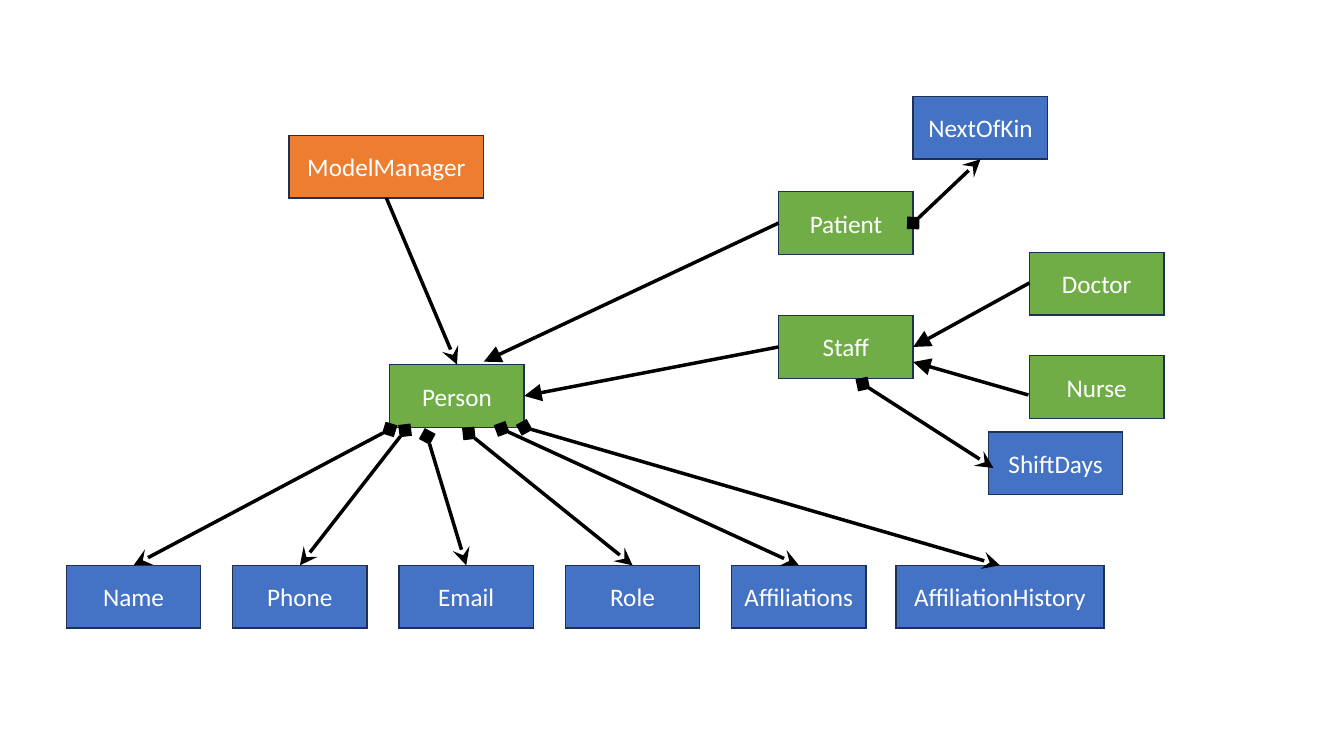
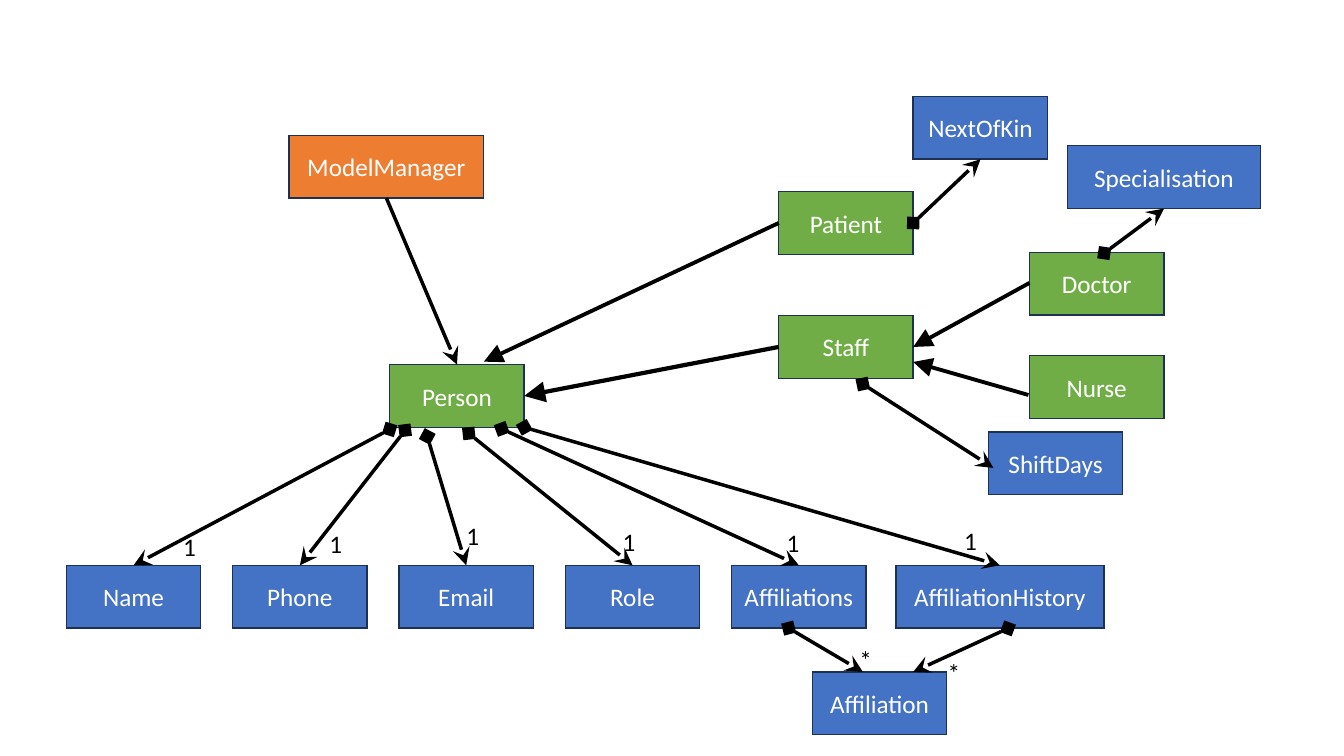
Before and after one commit to shuenj/tp, a slide deck: slide 2 of docs/diagrams/modelDiagramsRaw.pptx. Drawn at 1344x756 pixels with LibreOffice and Linux fonts; fonts in the diff are those of the drawing. Boxes give left, top, right and bottom in pixels: in the first picture for what was removed or moved away, otherwise in the second. Text is boxed around its words. In the diff, an @@ line names an element or a change of style, - is before the commit and + after.

```diff
--- a/docs/diagrams/modelDiagramsRaw.pptx
+++ b/docs/diagrams/modelDiagramsRaw.pptx
@@ rectangle added at [1068,146,1260,209], fill #4472C4, outline #1E3256 1 pt, 18 pt, text #FFFFFF @@
+Specialisation
@@ double arrow added from (1104, 253) to (1165, 209), #000000 2.5 pt @@
@@ arrow (779, 223) - (484, 362): stroke #000000 2.5 pt to #000000 2.75 pt @@
@@ arrow (1029, 283) - (913, 347): stroke #000000 2.5 pt to #000000 2.75 pt @@
@@ arrow (779, 347) - (524, 396): stroke #000000 2.5 pt to #000000 3 pt @@
@@ arrow (1028, 395) - (913, 362): stroke #000000 2.5 pt to #000000 2.75 pt @@
@@ text added at [183,536,196,556], 18 pt, text #000000 @@
+1
@@ text added at [329,536,342,553], 18 pt, text #000000 @@
+1
@@ text added at [466,528,479,552], 18 pt, text #000000 @@
+1
@@ text added at [623,534,636,557], 18 pt, text #000000 @@
+1
@@ text added at [787,535,800,558], 18 pt, text #000000 @@
+1
@@ text added at [964,533,977,557], 18 pt, text #000000 @@
+1
@@ double arrow added from (788, 628) to (863, 673), #000000 2.5 pt @@
@@ double arrow added from (1008, 628) to (913, 673), #000000 2.5 pt @@
@@ text added at [850,639,883,680], 18 pt, text #000000 @@
+*
@@ text added at [938,652,971,693], 18 pt, text #000000 @@
+*
@@ rectangle added at [813,673,947,735], fill #4472C4, outline #1E3256 1 pt, 18 pt, text #FFFFFF @@
+Affiliation
```
Also in this commit, not shown: 5 other files.
